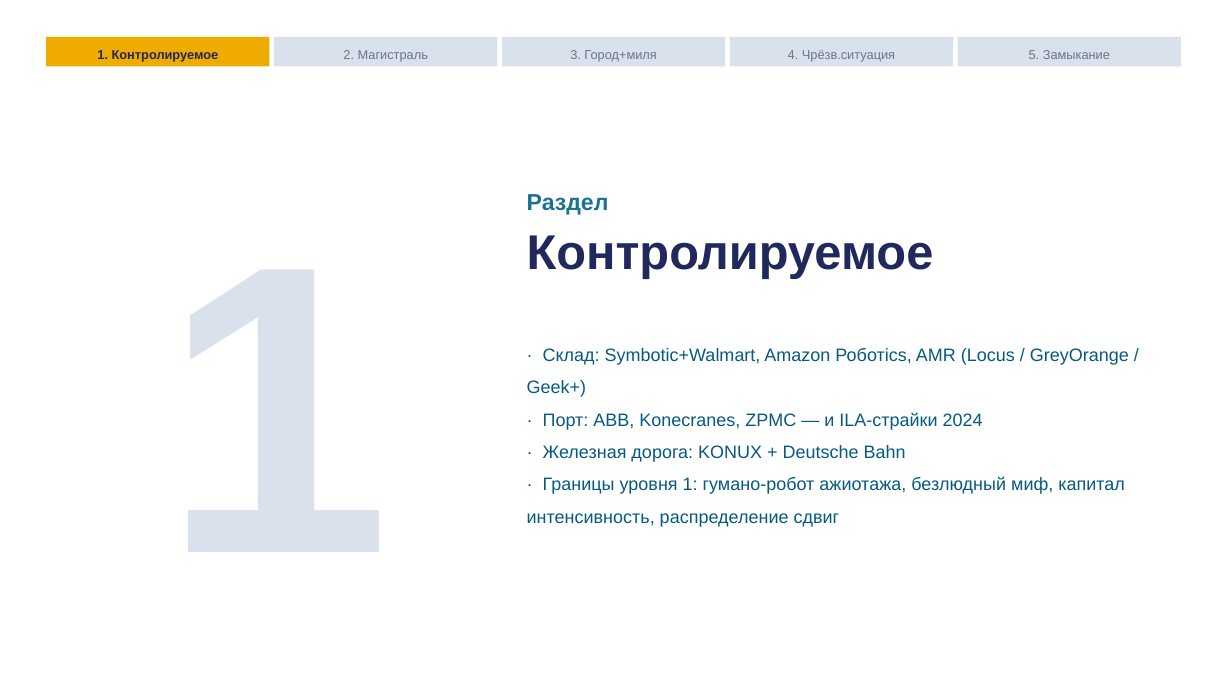
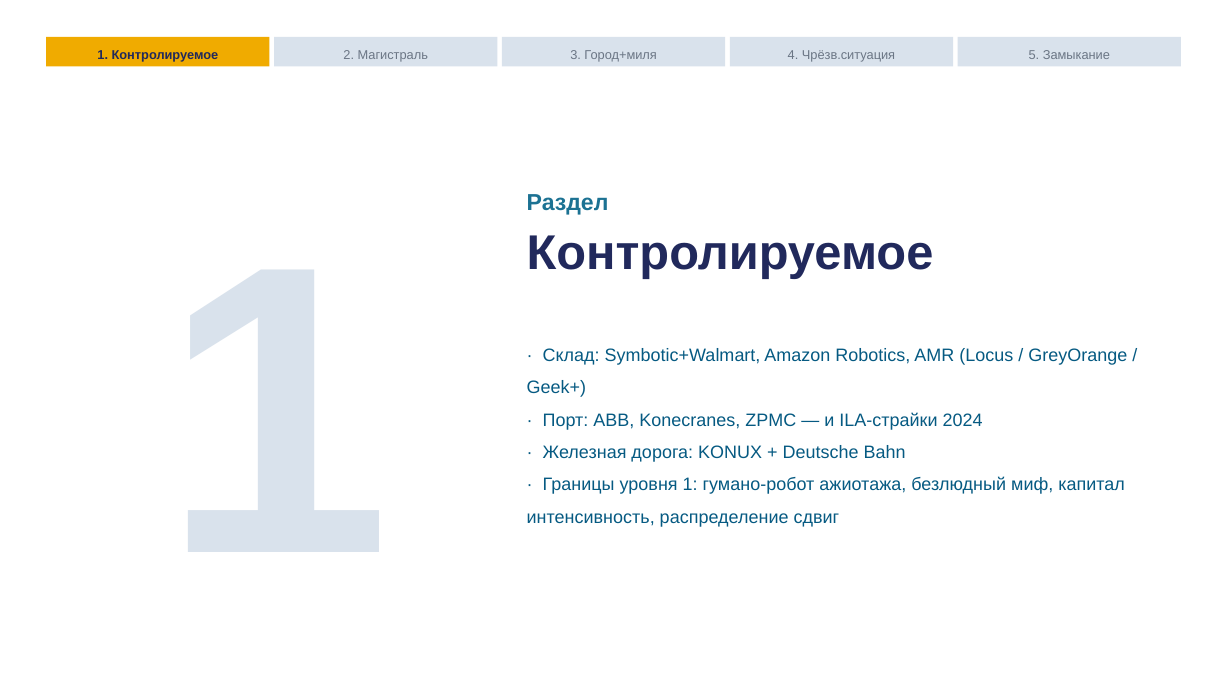
Before and after one commit to tellina-study/AI-usage-lessons, a slide deck: slide 6 of library/lectures/lec-13/rendered/lec-13.pptx. Drawn at 1232x693 pixels with LibreOffice and Linux fonts; fonts in the diff are those of the drawing. Boxes give left, top, right and bottom in pixels: in the first picture for what was removed or moved away, otherwise in the second. Text is boxed around its words. In the diff, an @@ line names an element or a change of style, - is before the commit and + after.

```diff
--- a/library/lectures/lec-13/rendered/lec-13.pptx
+++ b/library/lectures/lec-13/rendered/lec-13.pptx
@@ text at (x1=527, y1=348, x2=1127, y2=397): text changed @@
-· Склад: Symbotic+Walmart, Amazon Роботics, AMR (Locus / GreyOrange / Geek+)
+· Склад: Symbotic+Walmart, Amazon Robotics, AMR (Locus / GreyOrange / Geek+)
```
Also in this commit, not shown: 8 other slides changed, 3 other files.
